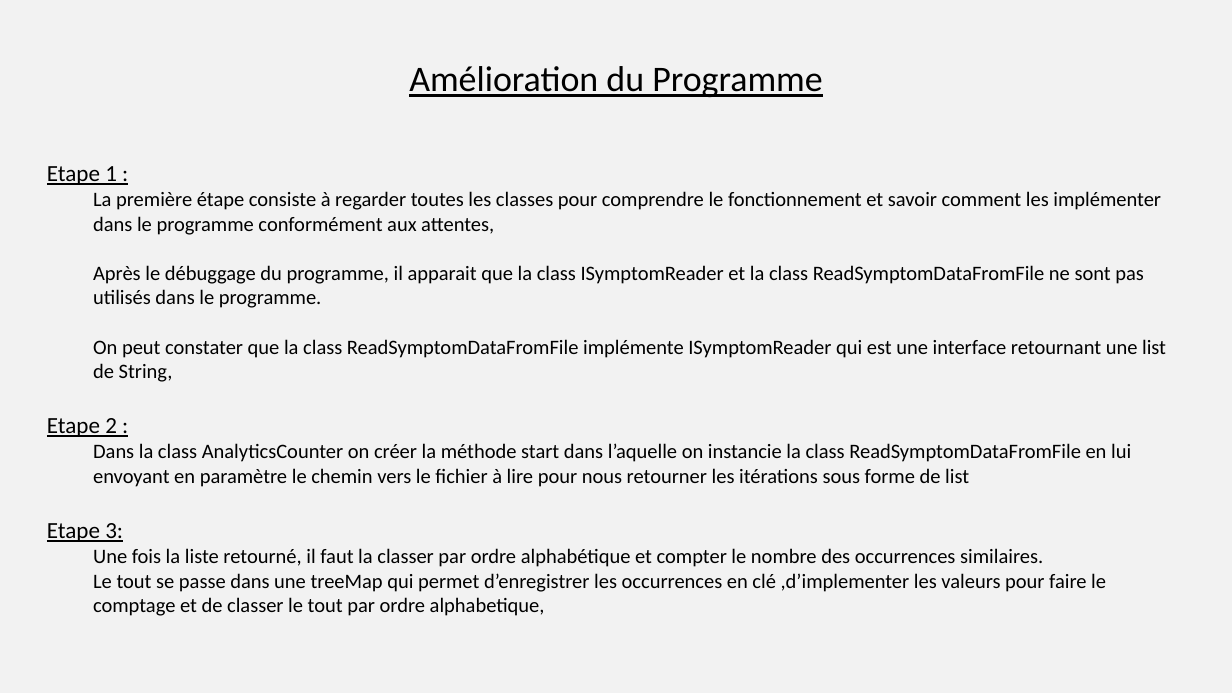
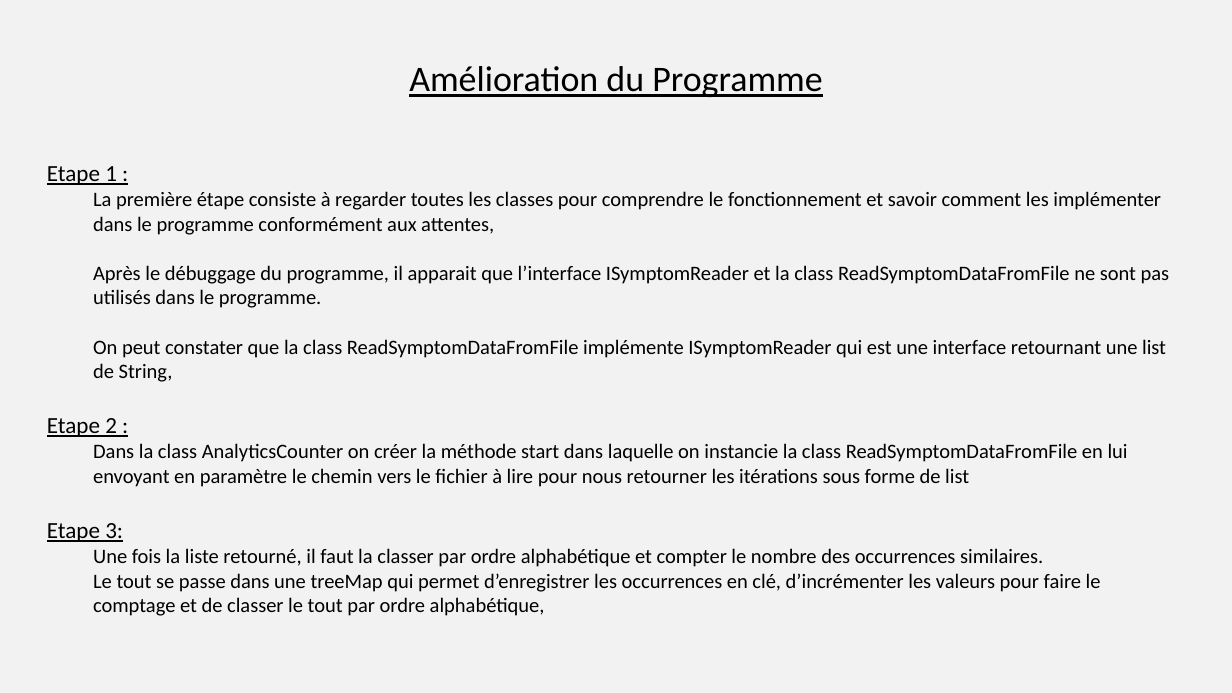
Before and after one commit to HellManon/FO_JAVA_P02, a slide deck: slide 5 of Présentation Projet 2.pptx. Drawn at 1232x693 pixels with LibreOffice and Linux fonts; fonts in the diff are those of the drawing. Boxes give left, top, right and bottom in pixels: in the first picture for what was removed or moved away, otherwise in the second. Text is boxed around its words. In the diff, an @@ line names an element or a change of style, - is before the commit and + after.

```diff
--- a/Présentation Projet 2.pptx
+++ b/Présentation Projet 2.pptx
@@ text at (93, 265, 1170, 308): text changed @@
-  Après le débuggage du programme, il apparait que la class ISymptomReader et la class ReadSymptomDataFromFile ne sont pas utilisés dans le programme.
+  Après le débuggage du programme, il apparait que l’interface ISymptomReader et la class ReadSymptomDataFromFile ne sont pas utilisés dans le programme.
@@ text at (93, 443, 1128, 487): text changed @@
-  Dans la class AnalyticsCounter on créer la méthode start dans l’aquelle on instancie la class ReadSymptomDataFromFile en lui envoyant en paramètre le chemin vers le fichier à lire pour nous retourner les itérations sous forme de list
+  Dans la class AnalyticsCounter on créer la méthode start dans laquelle on instancie la class ReadSymptomDataFromFile en lui envoyant en paramètre le chemin vers le fichier à lire pour nous retourner les itérations sous forme de list
@@ text at (93, 573, 1101, 616): text changed @@
-  Le tout se passe dans une treeMap qui permet d’enregistrer les occurrences en clé ,d’implementer les valeurs pour faire le comptage et de classer le tout par ordre alphabetique,
+  Le tout se passe dans une treeMap qui permet d’enregistrer les occurrences en clé, d’incrémenter les valeurs pour faire le comptage et de classer le tout par ordre alphabétique,
```
Also in this commit, not shown: 2 other slides changed.
